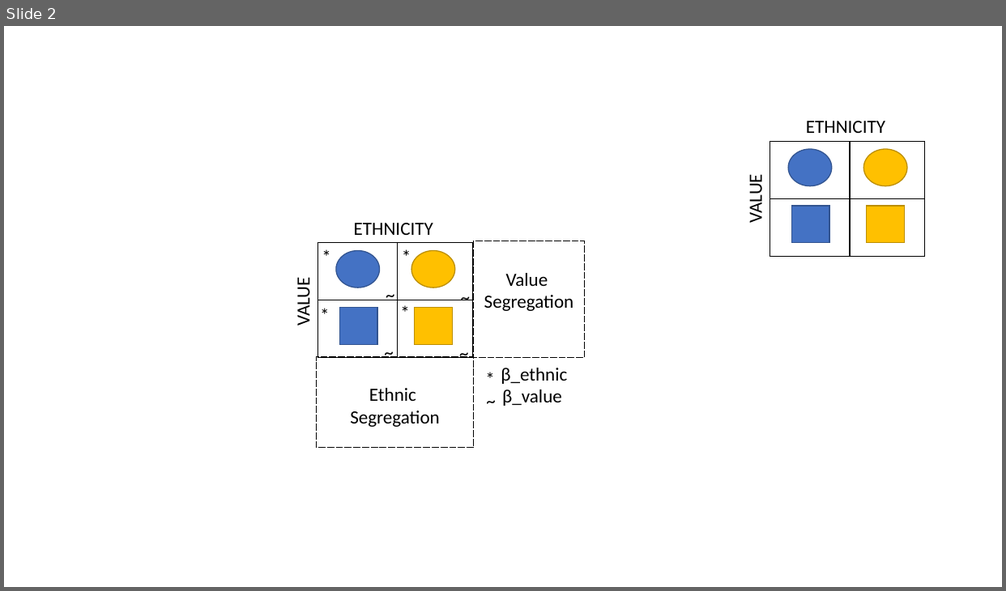
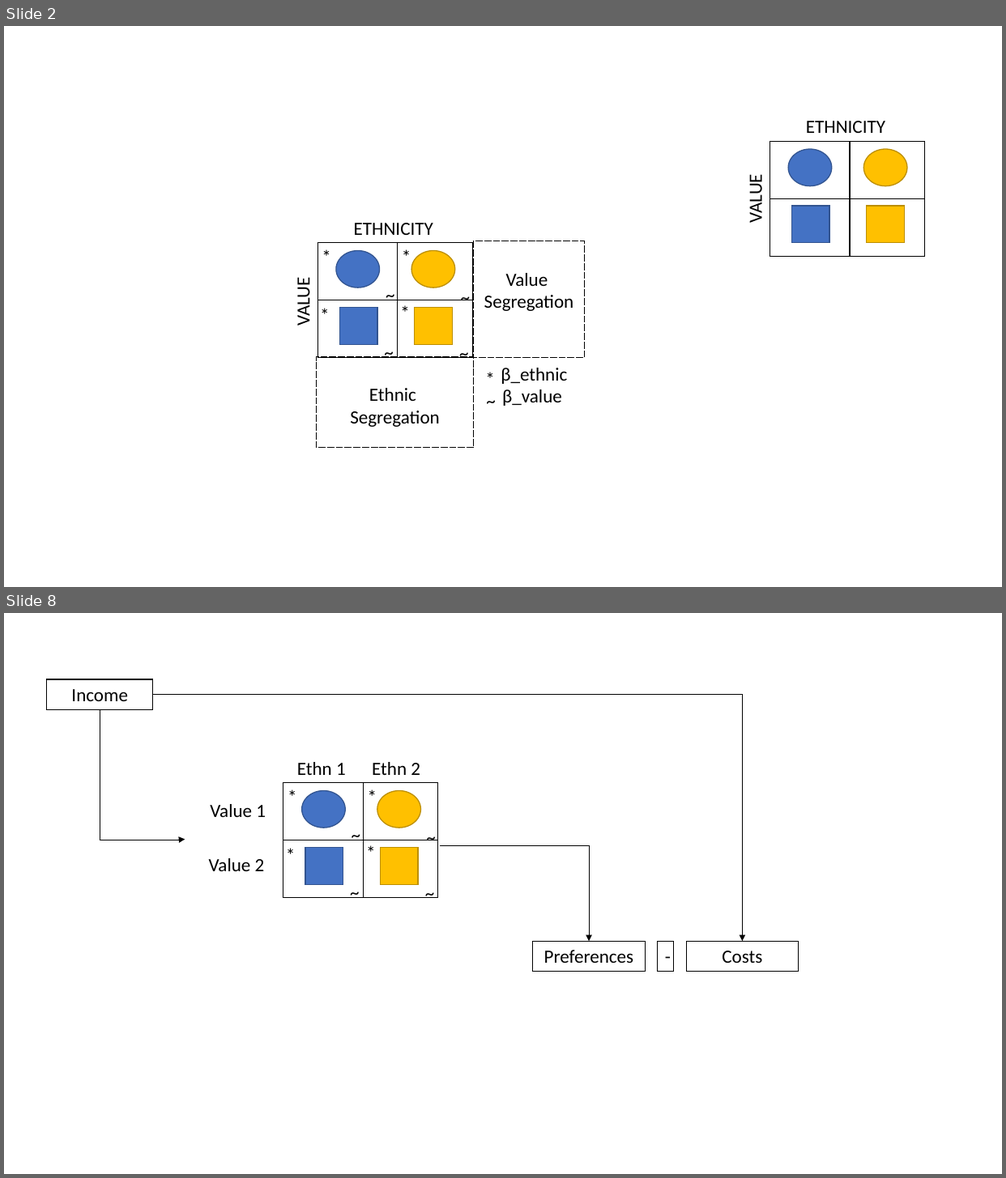
Before and after one commit to RoccoPaolillo/ethnic-value_multinomial, a slide deck: material/model.pptx. Shown one above the other, each under a label of ours: slide 2 before the commit, slides 2 and 8 after it; the slides between them are not shown. The pictures are 1006x591 and 1006x1178 pixels, drawn with LibreOffice and Linux fonts; fonts in the diff are those of the drawing. Boxes give left, top, right and bottom in pixels: in the first picture for what was removed or moved away, otherwise in the second. Text is boxed around its words. In the diff, an @@ line names an element or a change of style, - is before the commit and + after.

```diff
--- a/material/model.pptx
+++ b/material/model.pptx
@@ slide 8 added at bbox=[4, 613, 1002, 1174], background #FFFFFF @@
@@ rectangle added at bbox=[47, 679, 153, 709], fill #FFFFFF, outline #000000 1 pt, 18 pt, text #000000 @@
+Income
@@ elbow arrow added from (100, 709) to (185, 839), #000000 0.5 pt @@
@@ elbow arrow added from (153, 695) to (742, 942), #000000 0.5 pt @@
@@ text added at bbox=[280, 781, 299, 811], 18 pt, text #000000 @@
+*
@@ text added at bbox=[297, 762, 346, 775], 18 pt, text #000000 @@
+Ethn 1
@@ text added at bbox=[360, 781, 379, 811], 18 pt, text #000000 @@
+*
@@ text added at bbox=[372, 762, 420, 775], 18 pt, text #000000 @@
+Ethn 2
@@ text added at bbox=[210, 804, 266, 817], 18 pt, text #000000 @@
+Value 1
@@ table added at bbox=[283, 783, 438, 898], 2 rows, 2 columns @@
+ | 
+ | 
@@ ellipse added at bbox=[302, 791, 345, 828], fill #4472C4, outline #325491 1 pt @@
@@ ellipse added at bbox=[377, 791, 421, 828], fill #FFC000, outline #BD8E00 1 pt @@
@@ text added at bbox=[344, 820, 363, 850], 18 pt, text #000000 @@
+~
@@ text added at bbox=[419, 822, 437, 852], 18 pt, text #000000 @@
+~
@@ text added at bbox=[279, 839, 297, 869], 18 pt, text #000000 @@
+*
@@ rectangle added at bbox=[305, 847, 343, 884], fill #4472C4, outline #325491 1 pt @@
@@ text added at bbox=[359, 837, 377, 867], 18 pt, text #000000 @@
+*
@@ rectangle added at bbox=[381, 847, 418, 884], fill #FFC000, outline #BD8E00 1 pt @@
@@ elbow arrow added from (440, 845) to (589, 942), #000000 0.5 pt @@
@@ text added at bbox=[209, 858, 265, 871], 18 pt, text #000000 @@
+Value 2
@@ text added at bbox=[343, 876, 361, 906], 18 pt, text #000000 @@
+~
@@ text added at bbox=[418, 877, 437, 907], 18 pt, text #000000 @@
+~
@@ rectangle added at bbox=[533, 942, 645, 972], fill #FFFFFF, outline #000000 1 pt, 18 pt, text #000000 @@
+Preferences
@@ rectangle added at bbox=[658, 942, 674, 972], fill #FFFFFF, outline #000000 1 pt, 18 pt, text #000000 @@
+-
@@ rectangle added at bbox=[686, 942, 799, 972], fill #FFFFFF, outline #000000 1 pt, 18 pt, text #000000 @@
+Costs
```
Also in this commit, not shown: 6 other slides added, 10 other files.
